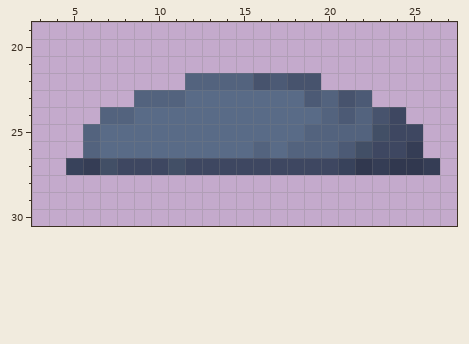
One commit to this pixel-art sprite: Assets/Sprites/leverBase.png. The picture above was drawn from the file before the commit.
The file is 32x32 pixels. Pixels under 10% opacity are left out. Colours within 5 levels of each other are drawn and written as one. Shown: x 3..27, y 19..30.
And afterwards:
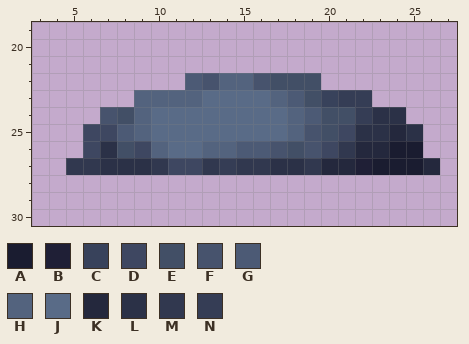
Palette (. is transparent): A #1a1c30  B #1f1f36  C #38425b  D #3e4761  E #424f66  F #47536d  G #4c5a75  H #53637e  J #596b87  K #24283d  L #2b3147  M #31384f  N #353d55
From old to new:
@@ x 3..27 @@
 21 .........................
-22 .........HHHHFGFF........
-23 ......HHHJJJJJJJGHFG.....
-24 ....HHJJJJJJJJJJJHGHFD...
-25 ...HJJJJJJJJJJJJHHHHEDD..
-26 ...HJJJJJJJJJHJHHHGEDDN..
-27 ..CNEDDDEDDDDDDDDDCMNMMN.
+22 .........GFHHFEEE........
+23 ......HHHHJJJJHGECNN.....
+24 ....FEHJJJJJJJJHGEENLL...
+25 ...DDGHJJJJJJJJHFEDLLKL..
+26 ...DLEDHJJHHGGFEFDMKKAA..
+27 ..MMLLLMDDMNMMLLMKKBAAAK.
 28 .........................
